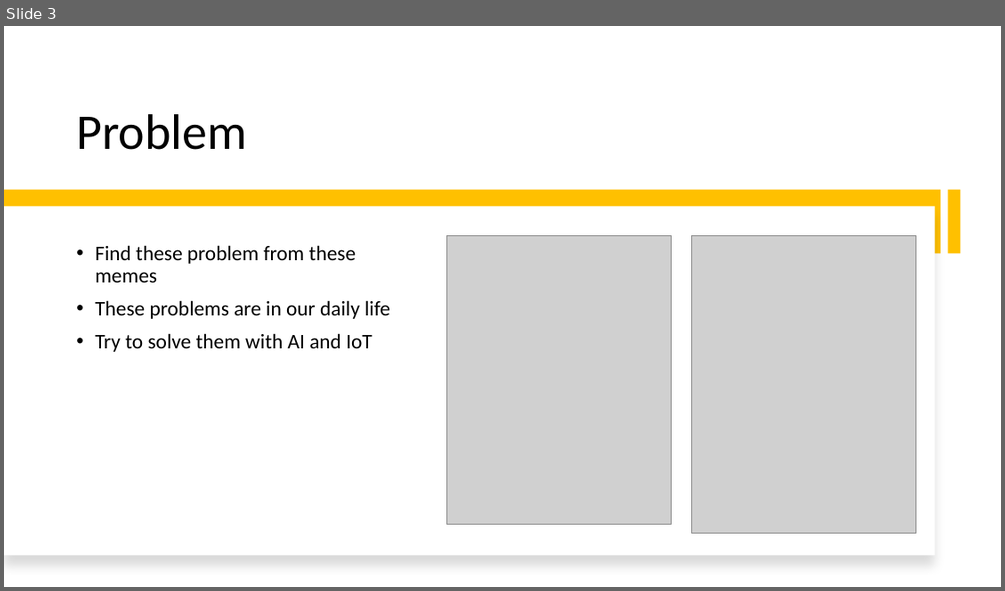
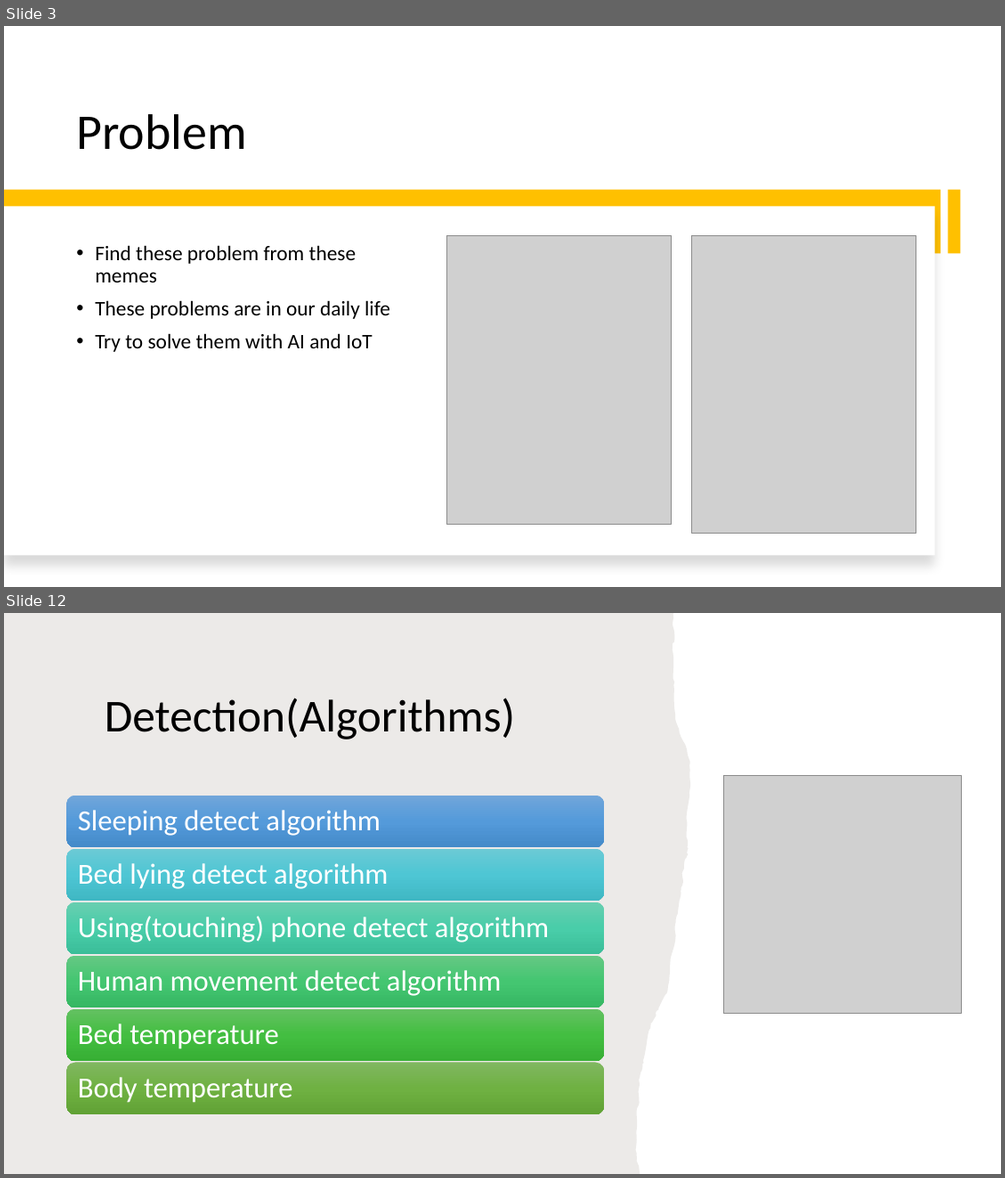
Before and after one commit to smarttommyau/aiot_bedroom, a slide deck: project_documents/P21_pitching_deck_AIoT Bedroom.pptx. Shown one above the other, each under a label of ours: slide 3 before the commit, slides 3 and 12 after it; the slides between them are not shown. The pictures are 1005x591 and 1005x1178 pixels, drawn with LibreOffice and Linux fonts; fonts in the diff are those of the drawing; grey boxes stand for pictures. Boxes give left, top, right and bottom in pixels: in the first picture for what was removed or moved away, otherwise in the second. Text is boxed around its words. In the diff, an @@ line names an element or a change of style, - is before the commit and + after.

```diff
--- a/project_documents/P21_pitching_deck_AIoT Bedroom.pptx
+++ b/project_documents/P21_pitching_deck_AIoT Bedroom.pptx
@@ slide 12 added at (x1=4, y1=613, x2=1001, y2=1174), background #FFFFFF @@
@@ freeform shape added at (x1=4, y1=613, x2=720, y2=1174), fill #82766A at 15% opacity @@
@@ title added at (x1=105, y1=698, x2=515, y2=739), 44 pt, text #000000 @@
+Detection(Algorithms)
@@ picture added at (x1=723, y1=776, x2=961, y2=1013) @@
@@ group added at (x1=67, y1=795, x2=605, y2=1115): 6 rounded rectangles, 6 texts @@
+Sleeping detect algorithm
+Bed lying detect algorithm
+Using(touching) phone detect algorithm
+Human movement detect algorithm
+Bed temperature
+Body temperature
```
Also in this commit, not shown: 3 slides changed, 7 other slides added.
